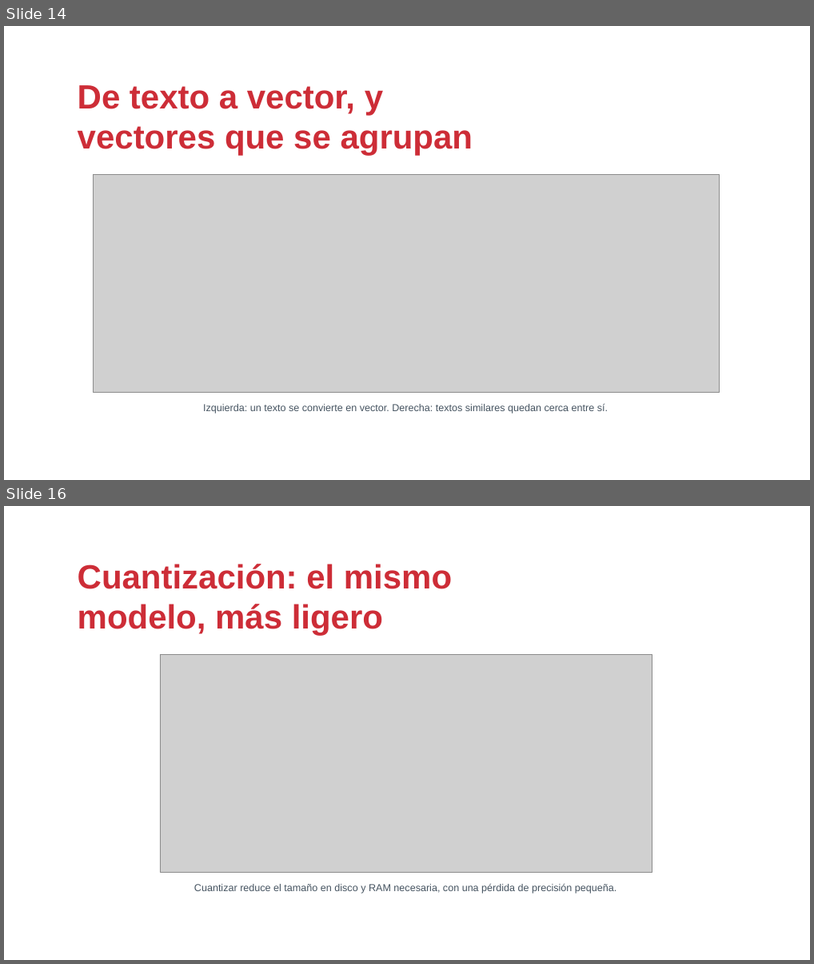
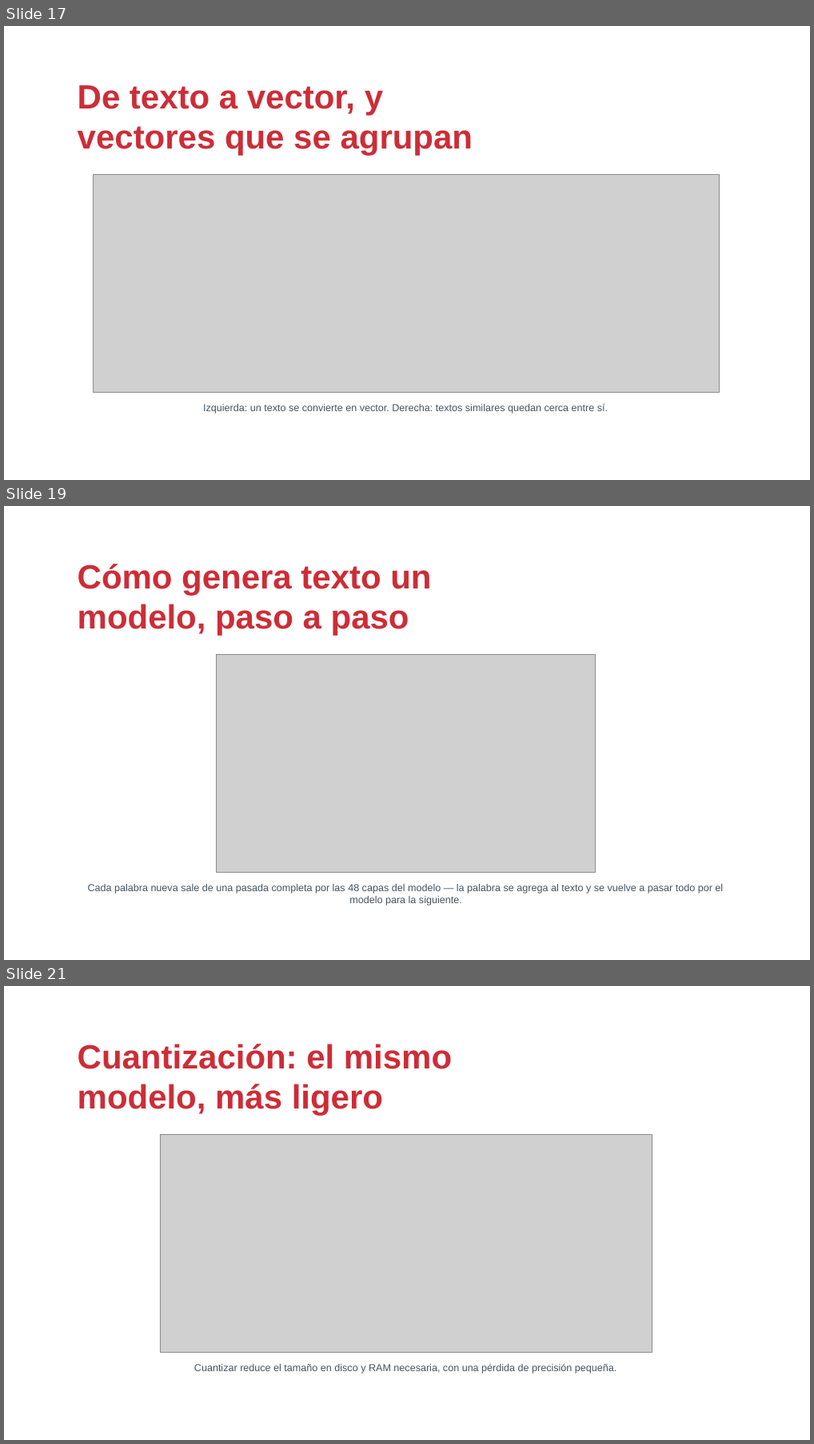
Before and after one commit to drj3ky11/FearOfTheDark, a slide deck: bloque3_setup/csbc26_b3_setup.pptx. Shown one above the other, each under a label of ours: slides 14 and 16 before the commit, slides 17, 19 and 21 after it; the slides between them are not shown. The pictures are 814x964 and 814x1444 pixels, drawn with LibreOffice and Linux fonts; fonts in the diff are those of the drawing; grey boxes stand for pictures; background and template pictures are left out. Boxes give left, top, right and bottom in pixels: in the first picture for what was removed or moved away, otherwise in the second. Text is boxed around its words. In the diff, an @@ line names an element or a change of style, - is before the commit and + after.

Commit message:
docs(bloque3): reescribir demo_pipeline.ipynb y ampliar ppt con Ollama en profundidad
- demo_pipeline.ipynb pasa de pipeline de Carding Forums (no correspondía a
  este bloque) a una demo desglosada de Ollama: instalación/arquitectura,
  gestión de modelos (librería oficial y Hugging Face), generate/chat/embed
  paso a paso, y ajuste de generación (options, num_ctx). Ejecutado de punta
  a punta contra Ollama real, sin outputs simulados.
- csbc26_b3_setup.pptx: nuevas diapositivas sobre options/num_ctx, el bucle
  autorregresivo de generación, qué son los parámetros de un modelo
  (corrige la confusión parámetros=iteraciones) y cuantización a nivel de
  bits (Q4_K_M).
- nuevo generador assets/generate_generation_loop_diagram.py para el
  diagrama del bucle de generación.

```diff
--- a/bloque3_setup/csbc26_b3_setup.pptx
+++ b/bloque3_setup/csbc26_b3_setup.pptx
@@ slide 19 added at (4,506,810,960), background picture (left out) @@
@@ text added at (78,564,431,636), 40 pt, text #CD2D37, bold @@
+Cómo genera texto un modelo, paso a paso
@@ picture added at (216,654,596,872) @@
@@ text added at (88,884,723,905), 12 pt, text #465461 @@
+Cada palabra nueva sale de una pasada completa por las 48 capas del modelo — la palabra se agrega al texto y se vuelve a pasar todo por el modelo para la siguiente.
@@ what was slide 14 is now slide 17 @@
@@ what was slide 16 is now slide 21 @@
```
Also in this commit, not shown: 2 slides changed, 5 other slides added, 2 other files.
